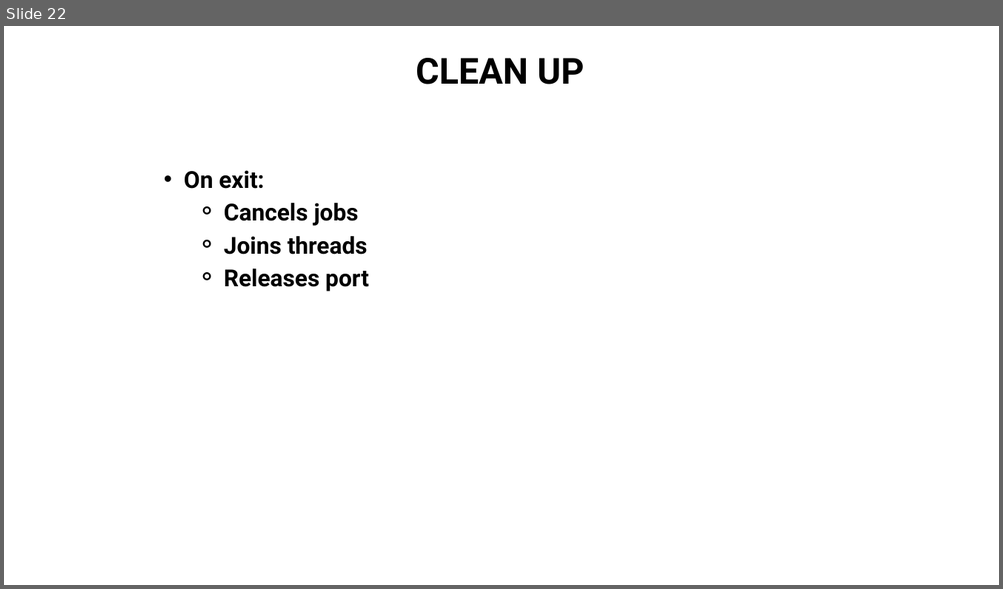
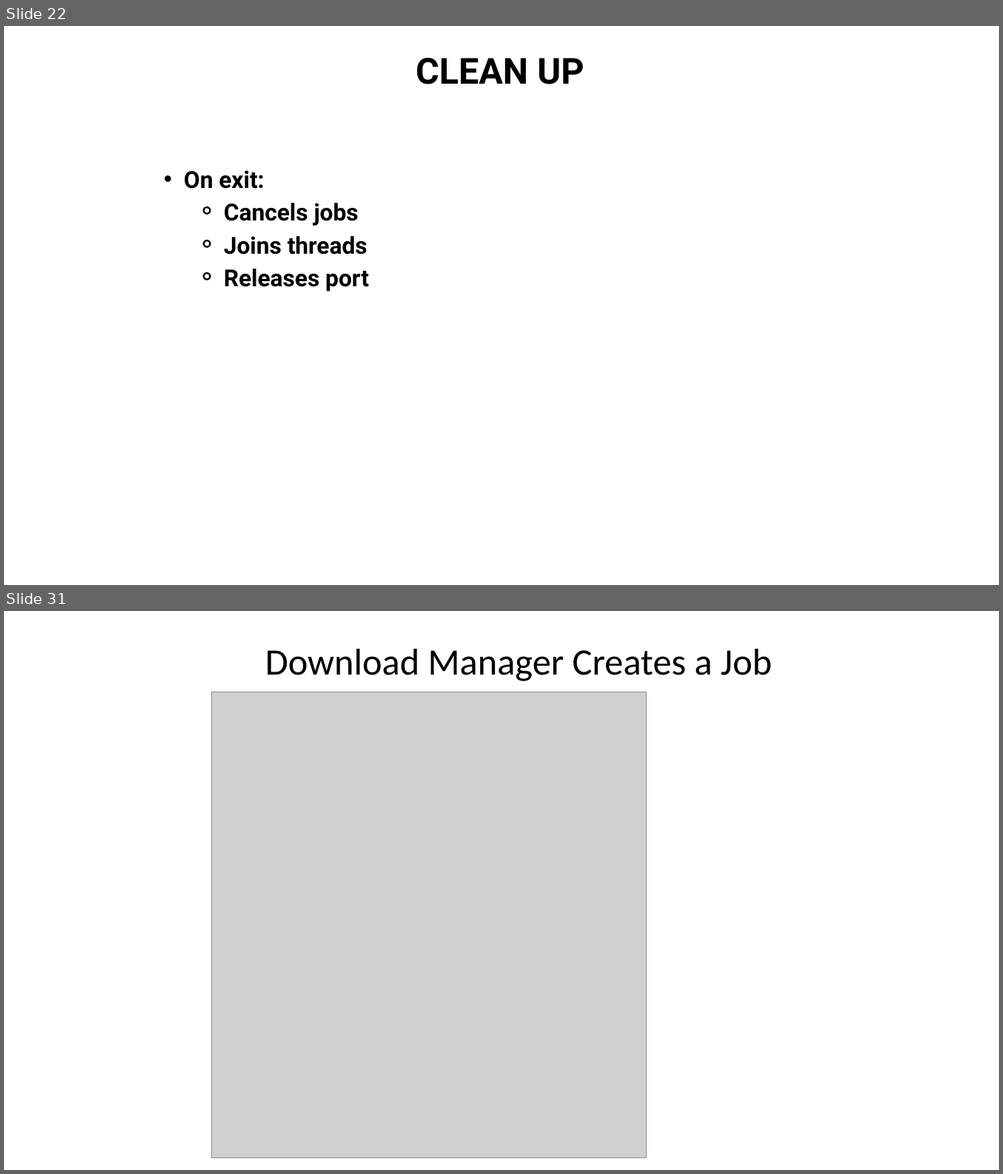
Before and after one commit to delacruzmarylynn/app, a slide deck: Seed App.pptx. Shown one above the other, each under a label of ours: slide 22 before the commit, slides 22 and 31 after it; the slides between them are not shown. The pictures are 1003x589 and 1003x1174 pixels, drawn with LibreOffice and Linux fonts; fonts in the diff are those of the drawing; grey boxes stand for pictures. Boxes give left, top, right and bottom in pixels: in the first picture for what was removed or moved away, otherwise in the second. Text is boxed around its words. In the diff, an @@ line names an element or a change of style, - is before the commit and + after.

```diff
--- a/Seed App.pptx
+++ b/Seed App.pptx
@@ slide 31 added at box(4, 611, 999, 1170), background #FFFFFF @@
@@ text added at box(265, 649, 771, 681), 54 pt, text #000000 @@
+Download Manager Creates a Job
@@ picture added at box(211, 692, 646, 1158) @@
```
Also in this commit, not shown: 13 other slides added, 5 other files.
